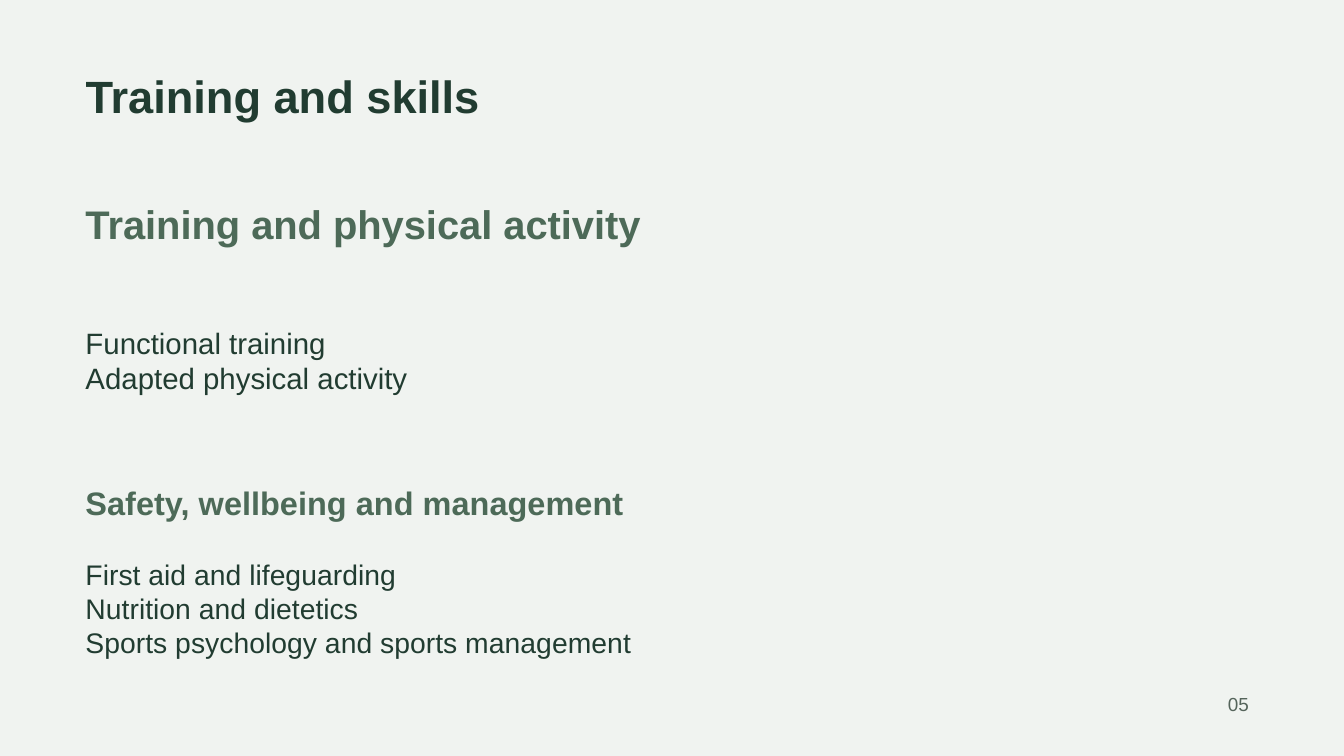
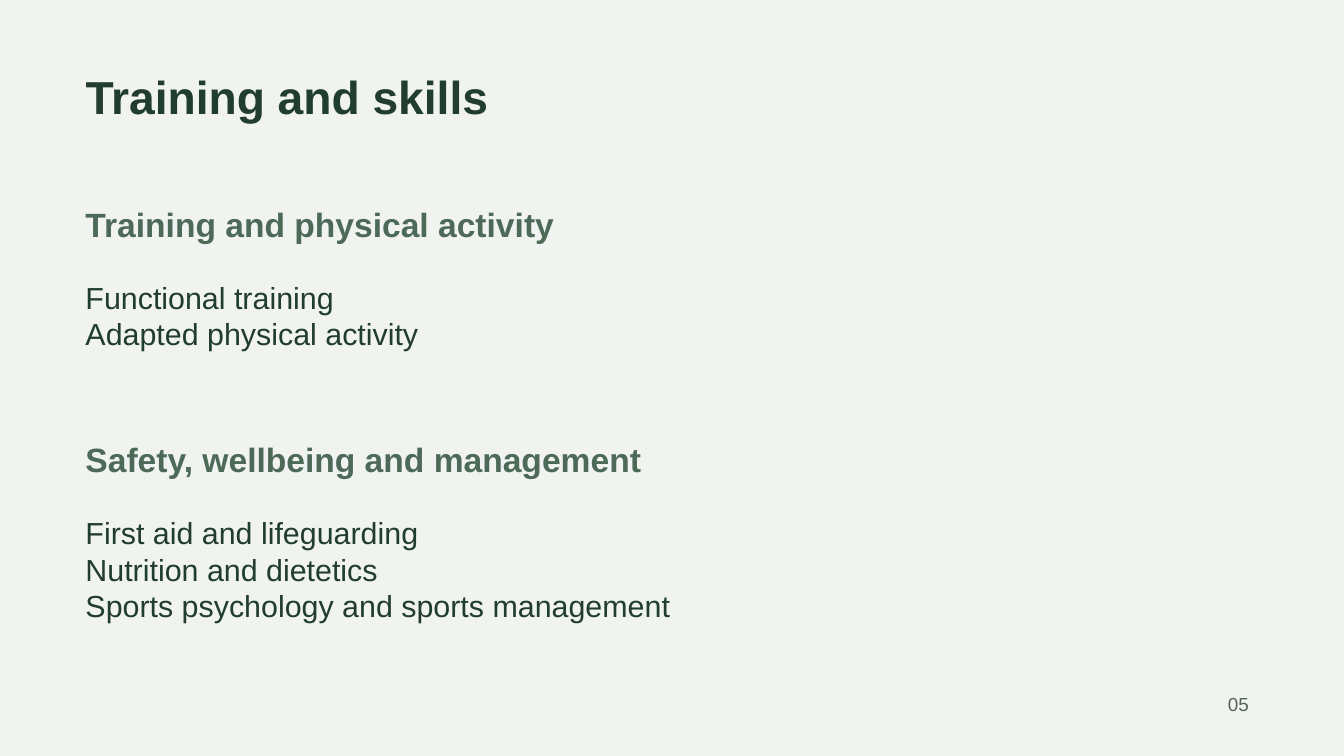
Before and after one commit to Raymonchu48/human-systems-performance, a slide deck: slide 5 of en/assets/Perfil_Deportivo_Ramon_Curbalan_Vega.pptx. Drawn at 1344x756 pixels with LibreOffice and Linux fonts; fonts in the diff are those of the drawing. Boxes give left, top, right and bottom in pixels: in the first picture for what was removed or moved away, otherwise in the second. Text is boxed around its words. In the diff, an @@ line names an element or a change of style, - is before the commit and + after.

Commit message:
Restore original Spanish document and deck designs in the English edition
Preserve original artwork, page geometry, colours and typography; translate text in place. Restore contact artwork and FARMAGEND branding, and refresh document viewer URLs.

```diff
--- a/en/assets/Perfil_Deportivo_Ramon_Curbalan_Vega.pptx
+++ b/en/assets/Perfil_Deportivo_Ramon_Curbalan_Vega.pptx
@@ text "Training and skills" at (86, 80, 488, 123): size 32.2 to 33 pt @@
@@ text "Training and physical activity" at (85, 212, 554, 244): size 28.5 to 24 pt @@
@@ text "Functional training": place and size @@
-text "Functional training" at (85, 332, 407, 395)
+text "Functional training" at (85, 287, 418, 351)
@@ text "Functional training" at (85, 287, 418, 351): size 21 to 21.8 pt @@
@@ text "Safety, wellbeing and management": place and size @@
-text "Safety, wellbeing and management" at (85, 491, 624, 521)
+text "Safety, wellbeing and management" at (85, 447, 641, 479)
@@ text "Safety, wellbeing and management" at (85, 447, 641, 479): size 23.2 to 24 pt @@
@@ text "First aid and lifeguarding": place and size @@
-text "First aid and lifeguarding" at (85, 564, 631, 659)
+text "First aid and lifeguarding" at (85, 522, 670, 623)
@@ text "First aid and lifeguarding" at (85, 522, 670, 623): size 20.2 to 21.8 pt @@
```
Also in this commit, not shown: 5 other slides changed, 32 other files.
